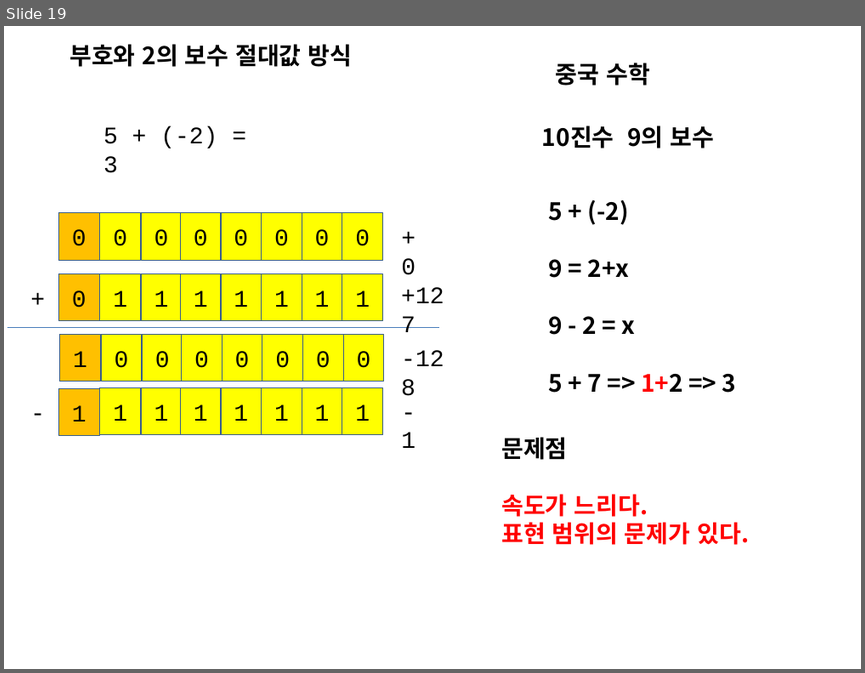
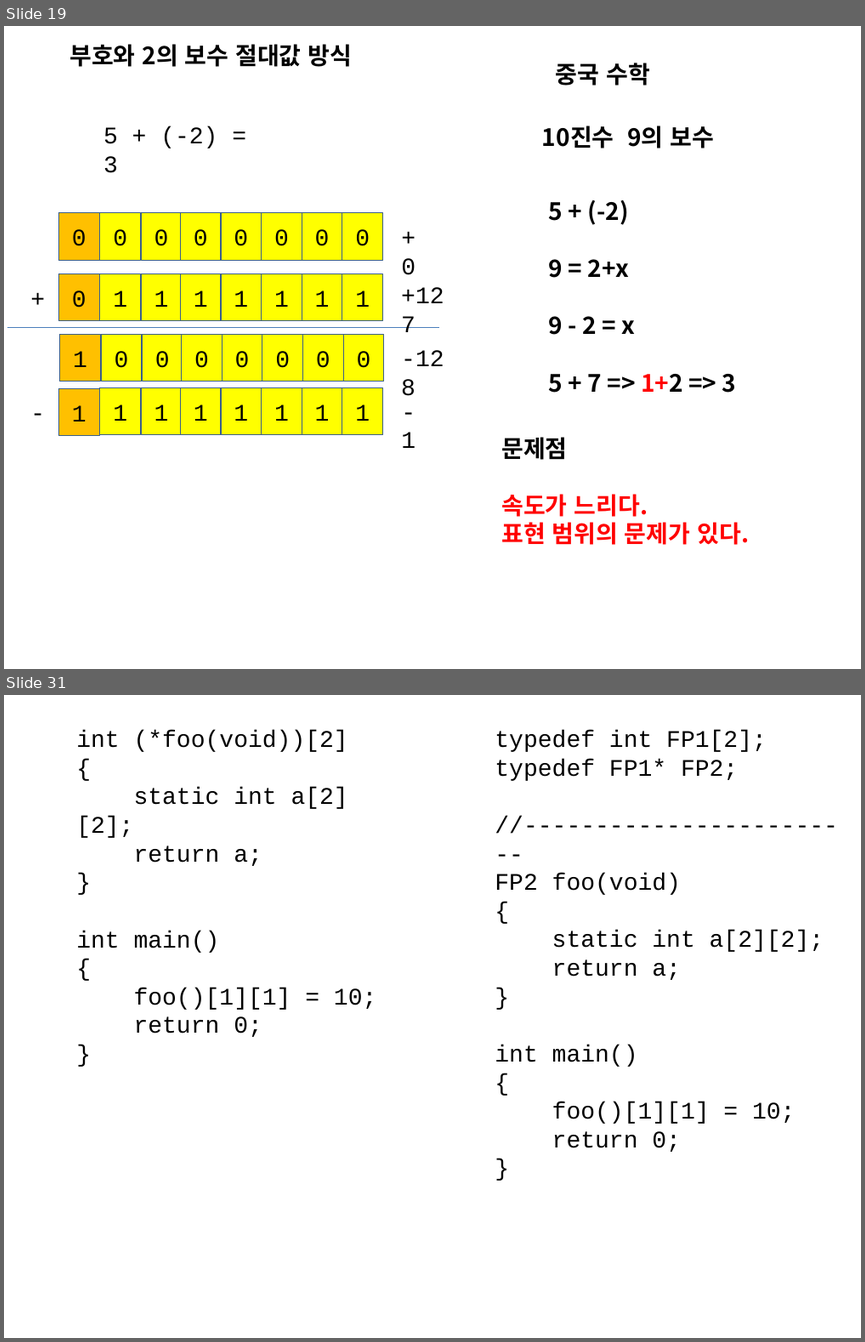
Before and after one commit to chisun-joung/osdsalgo_c, a slide deck: 01_day.pptx. Shown one above the other, each under a label of ours: slide 19 before the commit, slides 19 and 31 after it; the slides between them are not shown. The pictures are 865x673 and 865x1342 pixels, drawn with LibreOffice and Linux fonts; fonts in the diff are those of the drawing. Boxes give left, top, right and bottom in pixels: in the first picture for what was removed or moved away, otherwise in the second. Text is boxed around its words. In the diff, an @@ line names an element or a change of style, - is before the commit and + after.

```diff
--- a/01_day.pptx
+++ b/01_day.pptx
@@ slide 31 added at <box>4,695,861,1338</box>, background #FFFFFF @@
@@ text added at <box>76,730,376,1037</box>, 20 pt, text #000000 @@
+int (*foo(void))[2]
+{
+static int a[2][2];
+return a;
+}
+int main()
+{
+foo()[1][1] = 10;
+return 0;
+}
@@ text added at <box>494,730,824,1151</box>, 20 pt, text #000000 @@
+typedef int FP1[2];
+typedef FP1* FP2;
+//------------------------
+FP2 foo(void)
+{
+static int a[2][2];
+return a;
+}
+int main()
+{
+foo()[1][1] = 10;
+return 0;
+}
```
Also in this commit, not shown: 16 other slides added, 1 other file.
